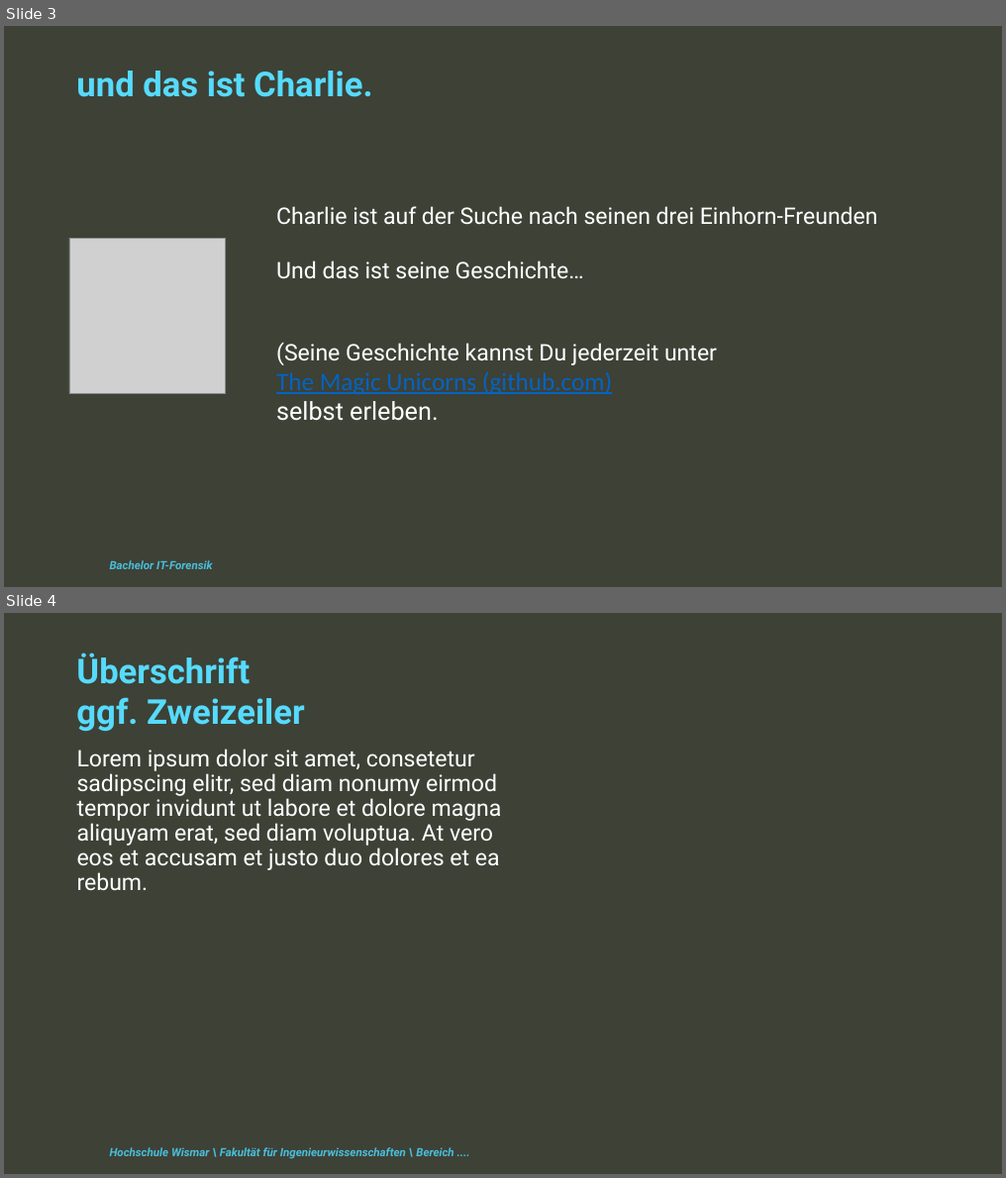
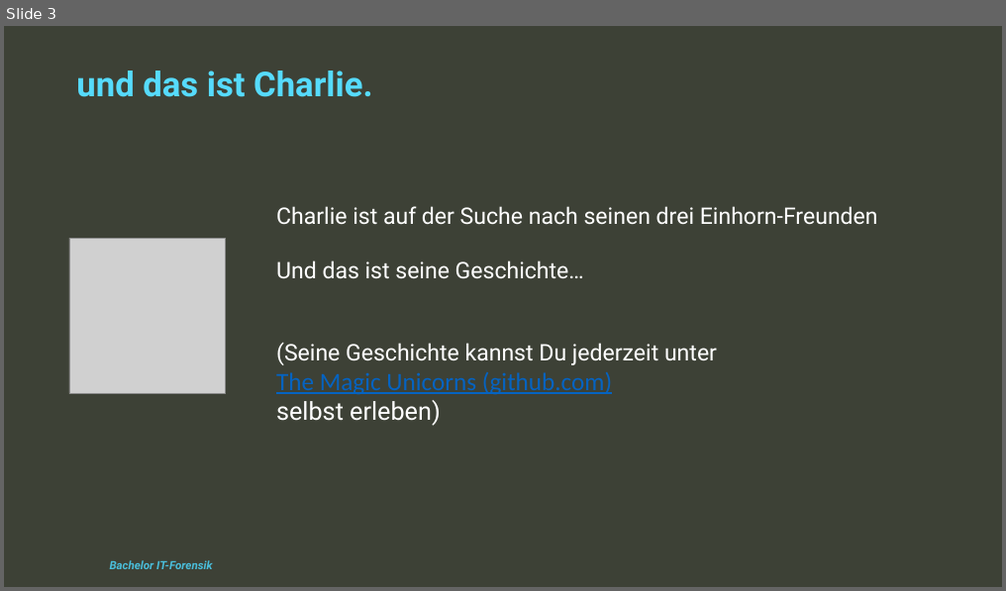
Before and after one commit to The-Magic-Unicorns/pythonescaperoom, a slide deck: TheStory/ProgrammierungII_Gruppe6Mün_EscapeRoom_Präsentation.pptx. Shown one above the other, each under a label of ours: slides 3 and 4 before the commit, slide 3 after it. The pictures are 1006x1178 and 1006x591 pixels, drawn with LibreOffice and Linux fonts; fonts in the diff are those of the drawing; grey boxes stand for pictures; background and template pictures are left out. Boxes give left, top, right and bottom in pixels: in the first picture for what was removed or moved away, otherwise in the second. Text is boxed around its words. In the diff, an @@ line names an element or a change of style, - is before the commit and + after.

```diff
--- a/TheStory/ProgrammierungII_Gruppe6Mün_EscapeRoom_Präsentation.pptx
+++ b/TheStory/ProgrammierungII_Gruppe6Mün_EscapeRoom_Präsentation.pptx
@@ slide 4 removed at (4, 613, 1002, 1174), background #3D4136 @@
@@ text removed at (76, 653, 305, 731) @@
-Überschrift
-ggf. Zweizeiler
@@ text removed at (77, 749, 502, 890) @@
-Lorem ipsum dolor sit amet, consetetur sadipscing elitr, sed diam nonumy eirmod tempor invidunt ut labore et dolore magna aliquyam erat, sed diam voluptua. At vero eos et accusam et justo duo dolores et ea rebum.
@@ text removed at (110, 1148, 453, 1159) @@
-Hochschule Wismar \ Fakultät für Ingenieurwissenschaften \ Bereich ....
@@ slide 3 changed as well @@
@@ text at (276, 400, 441, 426): text changed @@
-selbst erleben.
+selbst erleben)
```
Also in this commit, not shown: 1 other slide changed, 12 slides added, 1 other slide removed.
